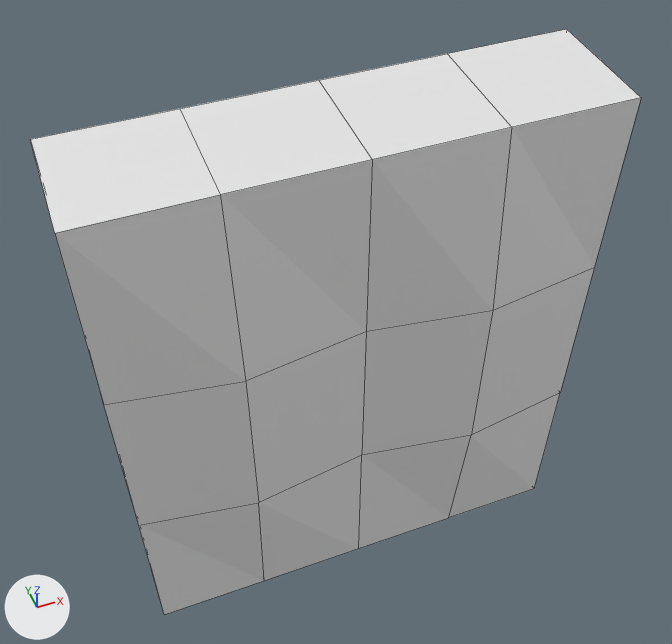
What one commit did to the Blender file LowPolyChar.blend.
Camera for both pictures: a 50 mm lens placed at (9.92, -0.06, -2.5), pointed at (10.89, 2.49, -5.36). The lights are fixed; the arrows at lower left show +X, +Y and +Z. The first picture is the older version. Mesh edges are drawn as thin lines.

The scene before the commit, as lines of its bpy script (objects in view):
```python
me_cube_001 = bpy.data.meshes.new('Cube.001')
me_cube_001.from_pydata(...)  # 40 vertices, 38 faces; spans x -1.0..1.0, y -0.32..0.25, z -1.2..1.2
# before: 0 (-1.0, -0.25, -1.2) at pixel (164, 614), 2 (-1.0, 0.25, -1.2), 4 (1.0, -0.25, -1.2) at pixel (534, 488), 6 (1.0, 0.25, -1.2), 8 (0.5, 0.25, -1.2)
# before: 9 (0.0, 0.25, -1.2), 10 (-0.5, 0.25, -1.2), 14 (-0.5, -0.25, -1.2) at pixel (264, 580), 15 (0.0, -0.25, -1.2) at pixel (358, 548), 16 (0.5, -0.25, -1.2) at pixel (448, 517)
ob_cube_001 = bpy.data.objects.new('Cube.001', me_cube_001)
ob_cube_001.location = (10.889, 2.414, -5.491)
```
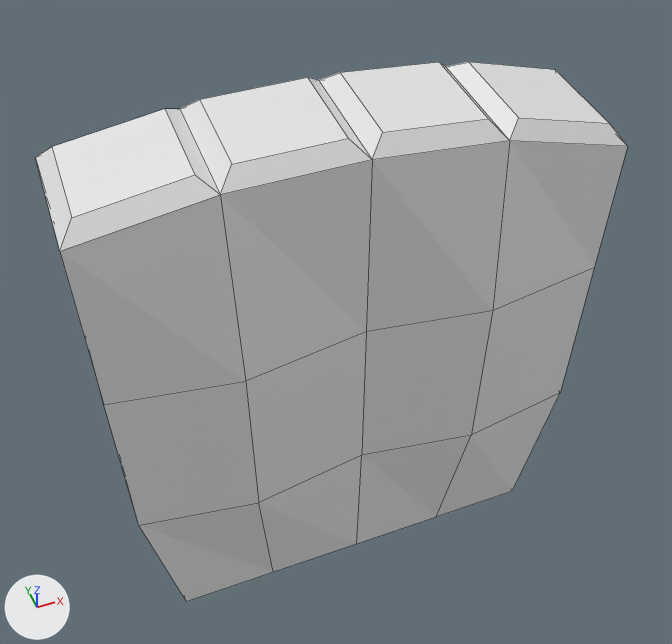
What the commit changed:
me_cube_001 is used by ob_cube_001; location (10.889, 2.414, -5.491).
Verts and faces of me_cube_001; kept vertices keep their numbers, new ones are numbered from 40.
me_cube_001 had 40 vertices, 38 faces and spanned x -1.0..1.0, y -0.32..0.25, z -1.2..1.2.
me_cube_001 now has 56 vertices, 54 faces and spans x -1.0..1.0, y -0.32..0.25, z -1.2..1.26.
Part 1, on me_cube_001:
Vertex 0 moves to (-0.88, -0.22, -1.2), pixel (186, 601).
Vertex 2 moves to (-0.88, 0.22, -1.2).
Vertex 4 moves to (0.88, -0.22, -1.2), pixel (512, 491).
Vertex 6 moves to (0.88, 0.22, -1.2).
Vertex 8 moves to (0.44, 0.22, -1.2).
Vertex 9 moves to (0.0, 0.22, -1.2).
Vertex 10 moves to (-0.44, 0.22, -1.2).
Vertex 14 moves to (-0.44, -0.22, -1.2), pixel (273, 571).
Vertex 15 moves to (0.0, -0.22, -1.2), pixel (356, 543).
Vertex 16 moves to (0.44, -0.22, -1.2), pixel (436, 516).
Part 2, on me_cube_001:
4 faces are deleted.
6 vertices move from x -1.0..1.0, y -0.25..0.25, z 1.2 to x -1.0..1.0, y -0.25..0.25, z 1.0..1.15.
8 vertices are added at x -0.94..0.94, y -0.19, z 1.07..1.26.
8 new vertices lie (0.0, 0.38, 0.0) away from vertices in x -0.94..0.94, y -0.19, z 1.07..1.26.
20 new faces join them.

Where the change shows, as pixel boxes [x1, y1, x2, y2] in the pictures (672 x 644 px; the box of a moved part takes in the faces that stretch with it):
'Cube.001', reshaped (8% shorter): before [30, 29, 641, 615]; after [35, 62, 628, 601]
part 1 of me_cube_001, moved or reshaped: before [139, 393, 560, 615]; after [139, 393, 560, 601]
part 2 of me_cube_001, reshaped: before [30, 29, 641, 405]; after [35, 62, 628, 405]
